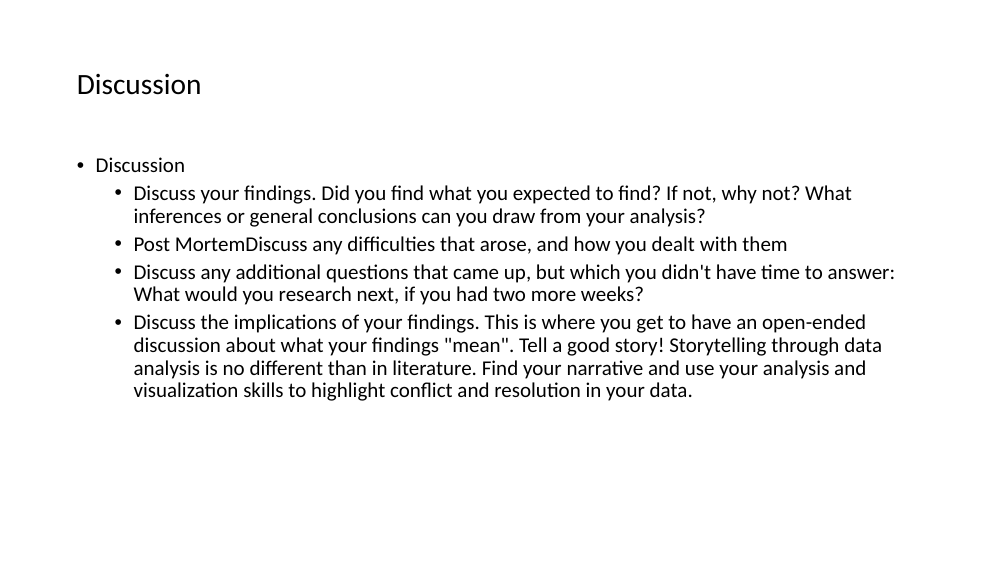
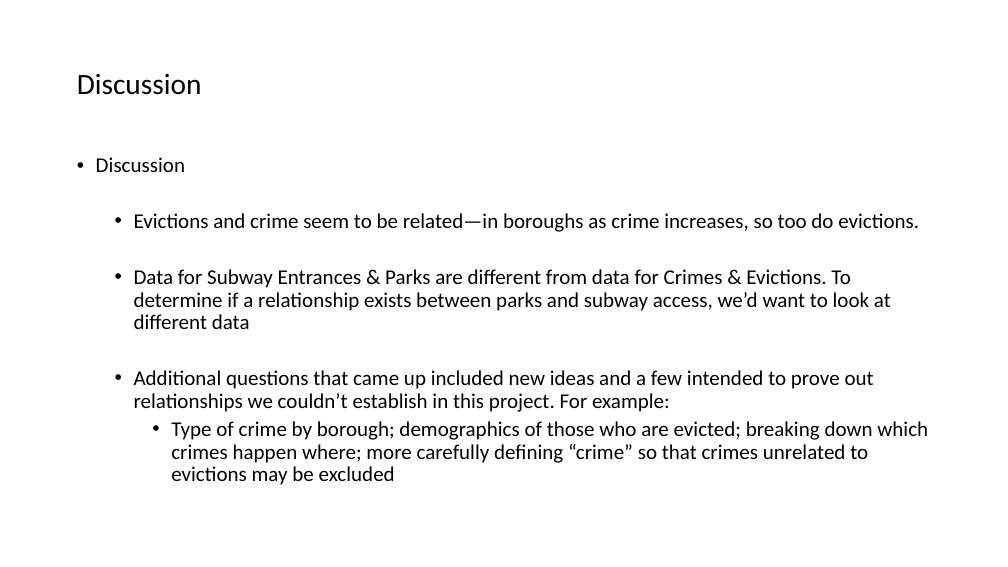
Before and after one commit to smaups/Project_1, a slide deck: slide 10 of LANDLORDS.pptx (slide 8 before the commit). Drawn at 1008x567 pixels with LibreOffice and Linux fonts; fonts in the diff are those of the drawing. Boxes give left, top, right and bottom in pixels: in the first picture for what was removed or moved away, otherwise in the second. Text is boxed around its words. In the diff, an @@ line names an element or a change of style, - is before the commit and + after.

```diff
--- a/LANDLORDS.pptx
+++ b/LANDLORDS.pptx
@@ text at (134, 213, 928, 485): text changed @@
-  • Discuss your findings. Did you find what you expected to find? If not, why not? What inferences or general conclusions can you draw from your analysis?
-  • Post MortemDiscuss any difficulties that arose, and how you dealt with them
-  • Discuss any additional questions that came up, but which you didn't have time to answer: What would you research next, if you had two more weeks?
-  • Discuss the implications of your findings. This is where you get to have an open-ended discussion about what your findings "mean". Tell a good story! Storytelling through data analysis is no different than in literature. Find your narrative and use your analysis and visualization skills to highlight conflict and resolution in your data.
+  • Evictions and crime seem to be related—in boroughs as crime increases, so too do evictions.
+  • Data for Subway Entrances & Parks are different from data for Crimes & Evictions. To determine if a relationship exists between parks and subway access, we’d want to look at different data
+  • Additional questions that came up included new ideas and a few intended to prove out relationships we couldn’t establish in this project. For example:
+    • Type of crime by borough; demographics of those who are evicted; breaking down which crimes happen where; more carefully defining “crime” so that crimes unrelated to evictions may be excluded
```
Also in this commit, not shown: 4 other slides changed, 2 slides added.
